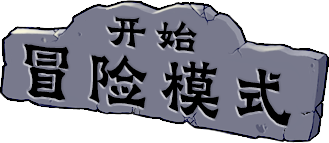
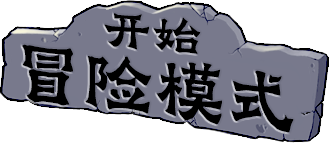
Layers edited between the first and the second 329 × 143 image:
renamed "GraveBustedStoneLishuSc.ttf｜默认" to "项目字体｜开始", painted on it over [104, 13, 201, 54]
renamed "GraveBustedStoneLishuSc.ttf｜默认" to "项目字体｜冒险模式", painted on it over [22, 44, 294, 133]
